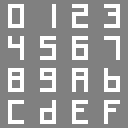
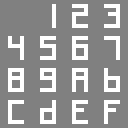
The second 128x128 image is a revision of the first. Changes to its layers:
painted on "Background" over [left=8, top=4, right=24, bottom=28]
